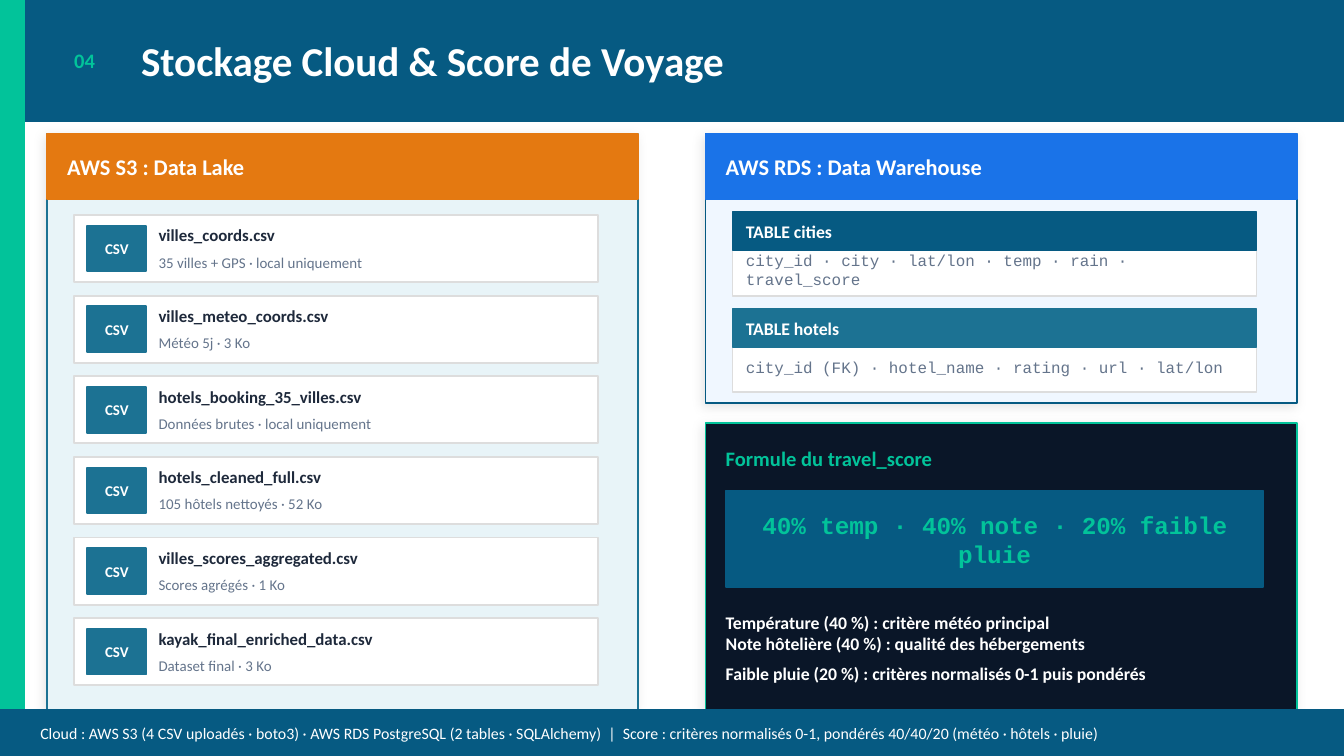
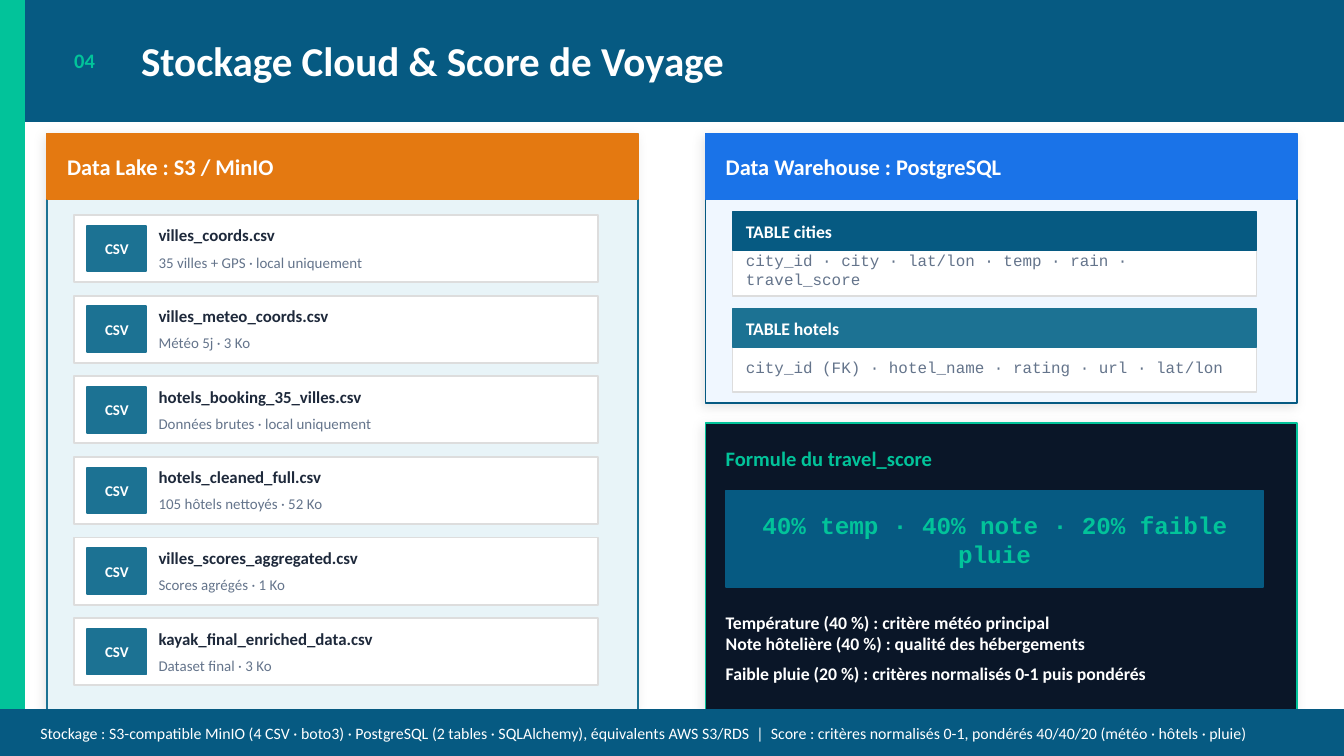
Before and after one commit to AichaFa/2-Projets-Fullstack, a slide deck: slide 4 of 1-Construire et gérer une infrastructure de données/Projet-Planifiez votre voyage avec Kayak/docs/Kayak_Story_slides.pptx. Drawn at 1344x756 pixels with LibreOffice and Linux fonts; fonts in the diff are those of the drawing. Boxes give left, top, right and bottom in pixels: in the first picture for what was removed or moved away, otherwise in the second. Text is boxed around its words. In the diff, an @@ line names an element or a change of style, - is before the commit and + after.

Commit message:
Infrastructure locale MinIO + PostgreSQL : notebook, README, presentation et captures a jour

```diff
--- a/1-Construire et gérer une infrastructure de données/Projet-Planifiez votre voyage avec Kayak/docs/Kayak_Story_slides.pptx
+++ b/1-Construire et gérer une infrastructure de données/Projet-Planifiez votre voyage avec Kayak/docs/Kayak_Story_slides.pptx
@@ text at [67,159,273,175]: text changed @@
-AWS S3 : Data Lake
+Data Lake : S3 / MinIO
@@ text at [726,159,1001,179]: text changed @@
-AWS RDS : Data Warehouse
+Data Warehouse : PostgreSQL
@@ text at [40,727,1246,742]: text changed @@
-Cloud : AWS S3 (4 CSV uploadés · boto3) · AWS RDS PostgreSQL (2 tables · SQLAlchemy) | Score : critères normalisés 0-1, pondérés 40/40/20 (météo · hôtels · pluie)
+Stockage : S3-compatible MinIO (4 CSV · boto3) · PostgreSQL (2 tables · SQLAlchemy), équivalents AWS S3/RDS | Score : critères normalisés 0-1, pondérés 40/40/20 (météo · hôtels · pluie)
```
Also in this commit, not shown: 4 other slides changed, 24 other files.
